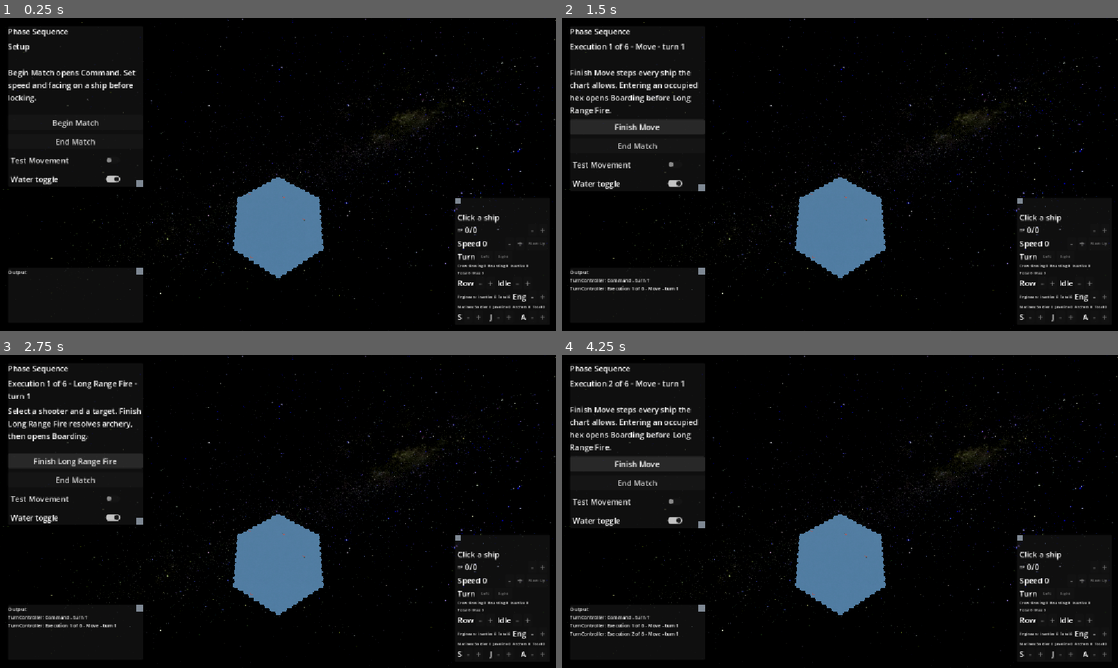
Above: before the commit, frames 1-4 (two rows, left to right).
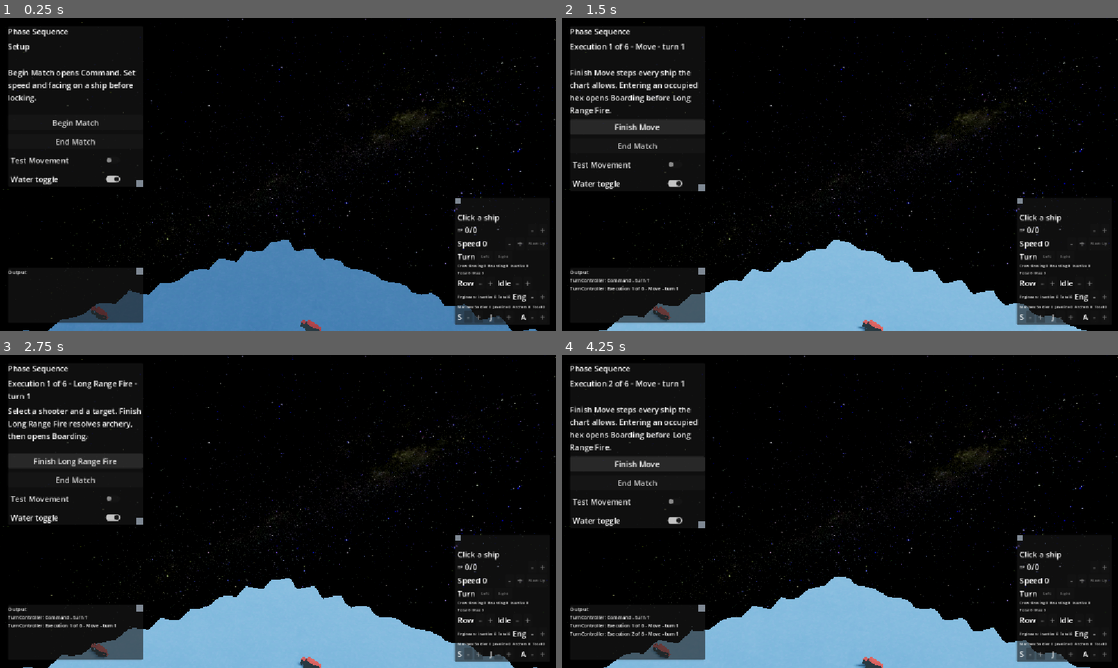
Above: after the commit, the same moments.

Repository: SamEBart/COM_429_RammingSpeed
Game: Godot game, scene res://scenes/GameScene.tscn
Same seed, same stepped clock (60 frames per second), same inputs: the game is played once before the commit and once after it.
Inputs:
- Up to frame 1 (0.25 s): no input
- Up to frame 2 (1.5 s): click "Begin Match" at 0.5 s; click "Lock Command" at 1.25 s
- Up to frame 3 (2.75 s): click "Finish Move" at 2 s
- Up to frame 4 (4.25 s): click "Finish Long Range Fire" at 2.75 s; click "Finish Boarding" at 3.5 s

The runs differ from the first frame. In frame 1, 15% of the frame differs, in the area x 4-97%, y 50-100%; in frame 2, 16%, in the area x 6-95%, y 50-100%; in frame 3, 16%; in frame 4, 16%.

Commit message:
chore: increase default zoom

Diff:
--- a/scenes/GameScene.tscn
+++ b/scenes/GameScene.tscn
@@ -50,9 +50,9 @@
 
 [node name="Camera3D" type="Camera3D" parent="CameraParent" unique_id=312647012 node_paths=PackedStringArray("sun")]
 transform = Transform3D(1, 0, 0, 0, 0.998537, -0.0540788, 0, 0.0540788, 0.998537, 0, 0, 0)
+fov = 33.0
 script = ExtResource("1_1xefc")
 movespeed = 9
-height = Vector2(0, 60)
 rot = Vector2(-25, -80)
 sun = NodePath("../../Scene/DirectionalLight3D")
 
